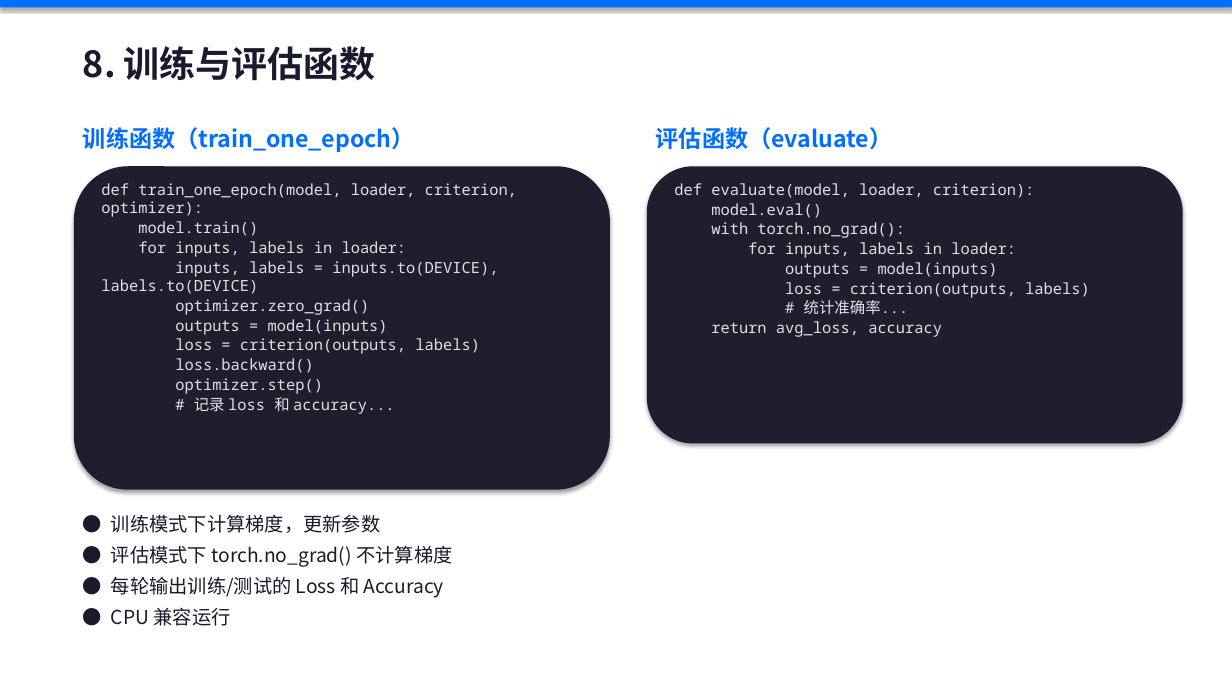
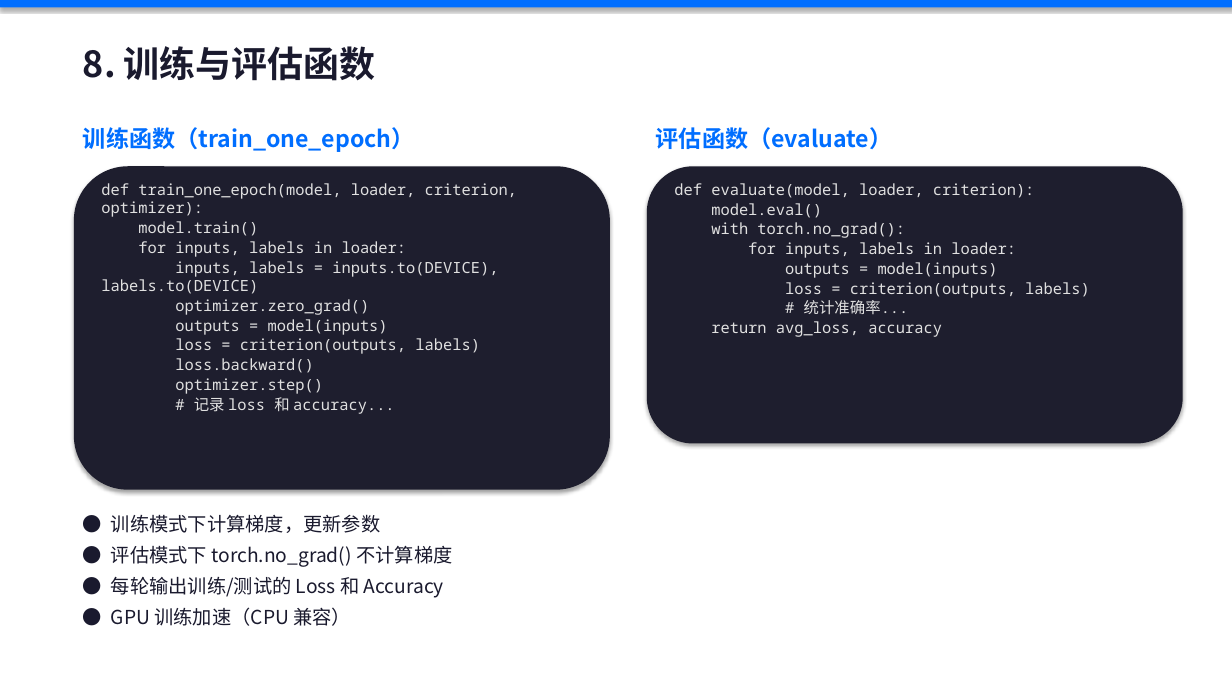
Before and after one commit to KlayinG6/-, a slide deck: slide 14 of 课程设计报告_ResNet18图像分类.pptx. Drawn at 1232x693 pixels with LibreOffice and Linux fonts; fonts in the diff are those of the drawing. Boxes give left, top, right and bottom in pixels: in the first picture for what was removed or moved away, otherwise in the second. Text is boxed around its words. In the diff, an @@ line names an element or a change of style, - is before the commit and + after.

```diff
--- a/课程设计报告_ResNet18图像分类.pptx
+++ b/课程设计报告_ResNet18图像分类.pptx
@@ text at (111, 607, 351, 626): text changed @@
-● CPU 兼容运行
+● GPU 训练加速（CPU 兼容）
```
Also in this commit, not shown: 4 other slides changed.
